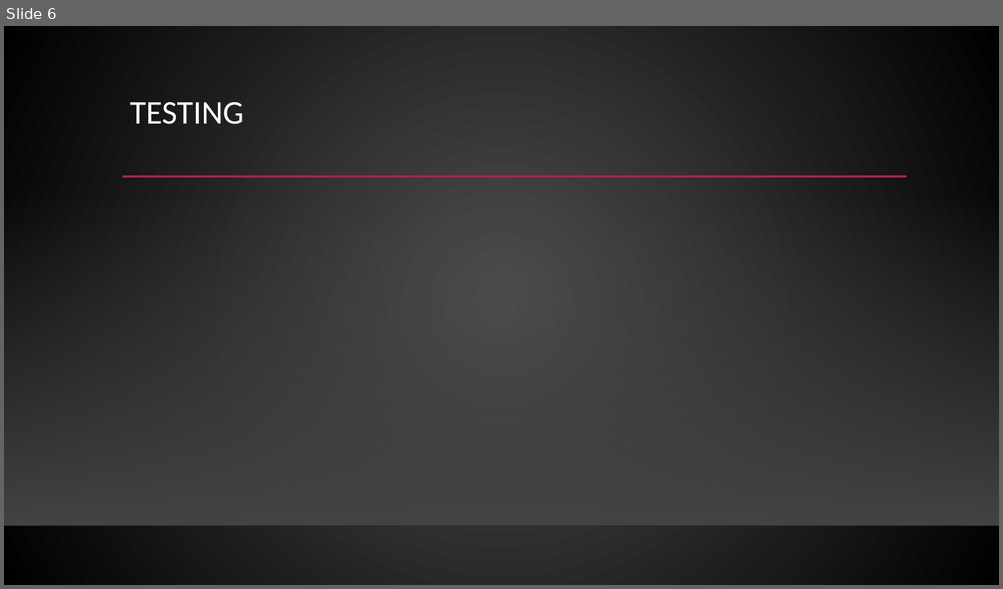
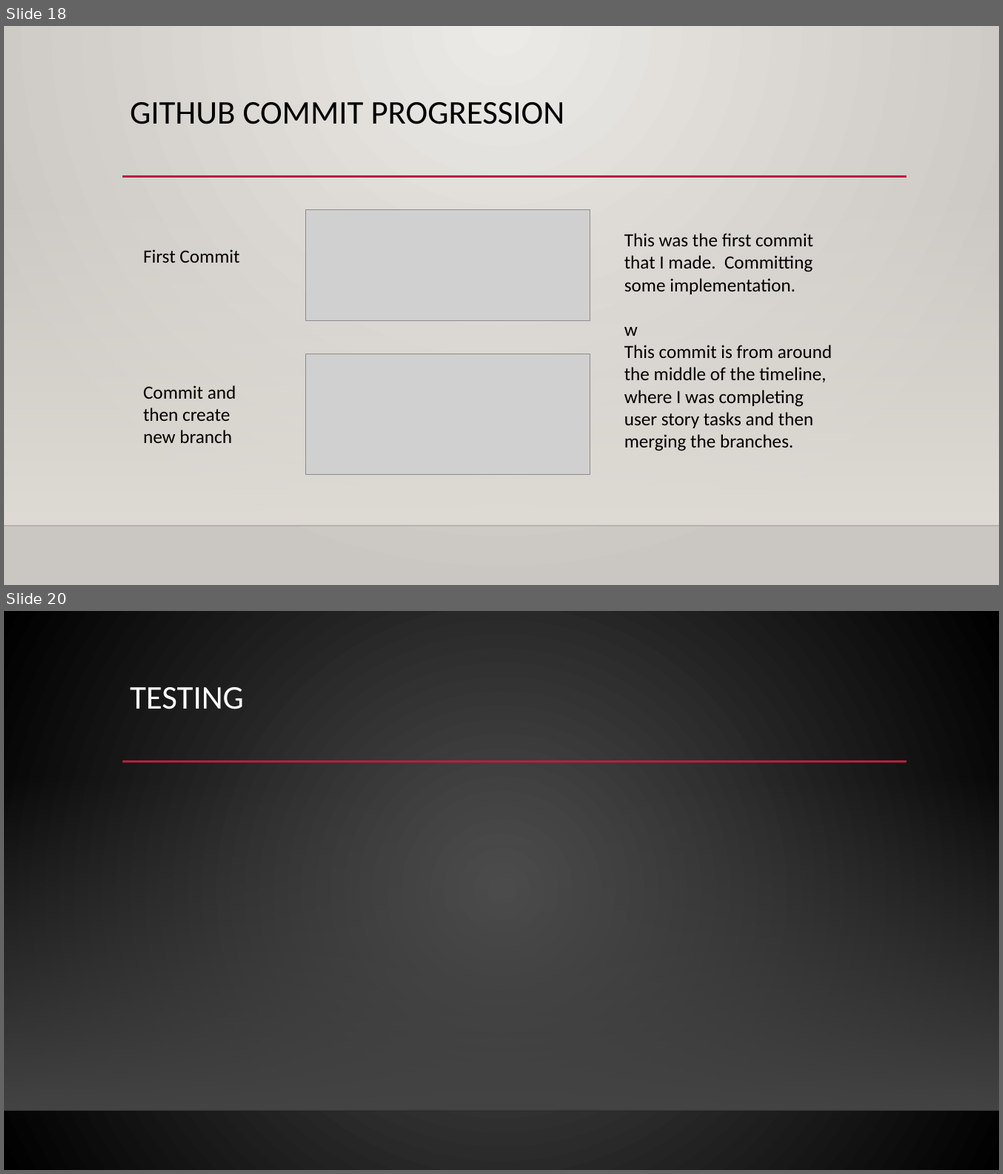
Before and after one commit to CharlesHerriott/IMS-Starter, a slide deck: Project-Documentation/IMS Starter presentation.pptx. Shown one above the other, each under a label of ours: slide 6 before the commit, slides 18 and 20 after it; the slides between them are not shown. The pictures are 1003x589 and 1003x1174 pixels, drawn with LibreOffice and Linux fonts; fonts in the diff are those of the drawing; grey boxes stand for pictures; background and template pictures are left out. Boxes give left, top, right and bottom in pixels: in the first picture for what was removed or moved away, otherwise in the second. Text is boxed around its words. In the diff, an @@ line names an element or a change of style, - is before the commit and + after.

```diff
--- a/Project-Documentation/IMS Starter presentation.pptx
+++ b/Project-Documentation/IMS Starter presentation.pptx
@@ slide 18 added at bbox=[4, 26, 999, 585], background gradient #ECEAE7 to #CAC7C1; not listed: 2 template elements that a slide beside it also shows @@
@@ title added at bbox=[130, 102, 565, 124], 32 pt, text #000000 @@
+GITHUB COMMIT PROGRESSION
@@ rectangle added at bbox=[4, 191, 999, 526], fill gradient #DFDBD5 @@
@@ picture added at bbox=[306, 210, 589, 321] @@
@@ text added at bbox=[624, 233, 831, 452], 18 pt, text #000000 @@
+This was the first commit that I made. Committing some implementation.
+w
+This commit is from around the middle of the timeline, where I was completing user story tasks and then merging the branches.
@@ text added at bbox=[143, 249, 239, 263], 18 pt, text #000000 @@
+First Commit
@@ picture added at bbox=[306, 355, 589, 474] @@
@@ text added at bbox=[143, 386, 236, 443], 18 pt, text #000000 @@
+Commit and then create new branch
@@ what was slide 6 is now slide 20 @@
```
Also in this commit, not shown: 1 slide changed, 15 other slides added, 2 slides removed, 4 other files.
